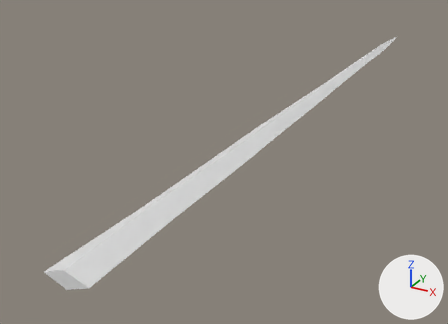
Two versions of the glTF model godot/assets/waffen/modelle/grossschwertklinge/t4_3.glb, one commit apart.
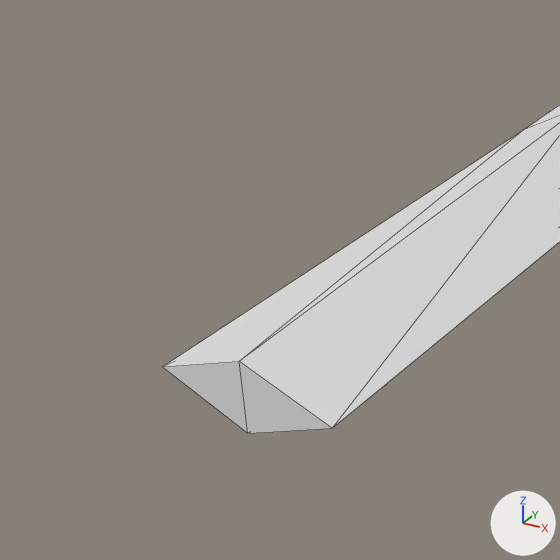
Each version appears first whole from a 50 mm lens placed at (0.388, -0.185, 0.355), pointed at (-0.104, 0.709, -0.092), and next in a close-up on the part from 0% to 34% of the width and 54% to 100% of the height. Lighting does not change. The marker at lower right points along +X, +Y and +Z. The last two pictures show the newer version. The close-ups show mesh edges as thin lines. Vertices at exactly the same position are counted once.

In view in the first close-up: 'grossschwertklinge_t4_3'.
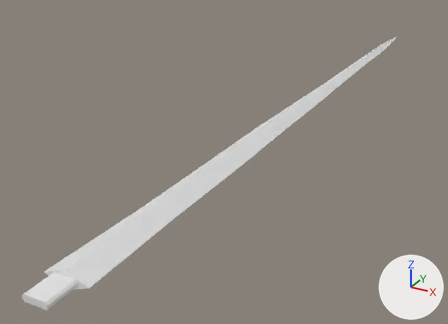
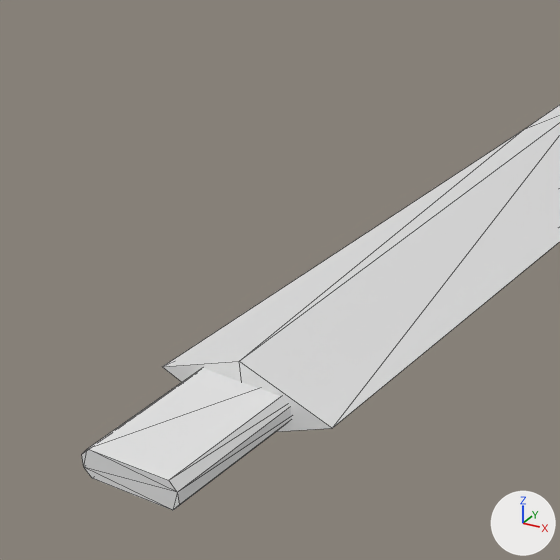
Where the change shows, as pixel boxes (x1, y1, x2, y2) in the close-ups (560 x 560 px):
'grossschwertklinge_t4_3', reshaped: before (163, 105, 560, 433); after (82, 105, 560, 510)
part 1 of me_grossschwertklinge_t4_3, added: after (82, 368, 291, 510)

Diff of the bpy script that builds the scene:
```diff
--- a/godot/assets/waffen/modelle/grossschwertklinge/t4_3.glb.py
+++ b/godot/assets/waffen/modelle/grossschwertklinge/t4_3.glb.py
@@ me_grossschwertklinge_t4_3 @@
 # used by ob_grossschwertklinge_t4_3; location = (0.0, 0.0, 0.0)
-me_grossschwertklinge_t4_3.from_pydata(...)  # 33 vertices, 62 faces; spans x -0.029..0.03, y 0.194..1.474, z -0.013..0.014
+me_grossschwertklinge_t4_3.from_pydata(...)  # 49 vertices, 90 faces; spans x -0.029..0.03, y 0.152..1.474, z -0.013..0.014
+# me_grossschwertklinge_t4_3 part 1: a new loose piece of 16 vertices spanning x -0.016..0.016, y 0.152..0.21, z -0.005..0.005, in mat_eis (white #e7e7e7)
 me_grossschwertklinge_t4_3.materials.append(mat_eis)
```
